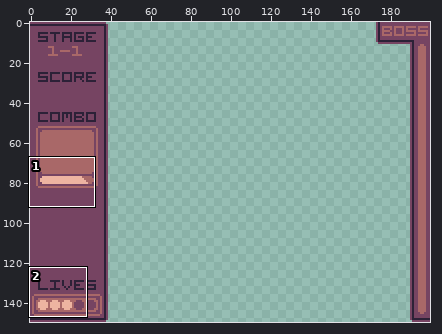
Two states of a pixel-art file, aseprite stuff/layout test (copy).ase. Above: a wide view before the commit, with the close-up outlined.
Close-up. Old version:
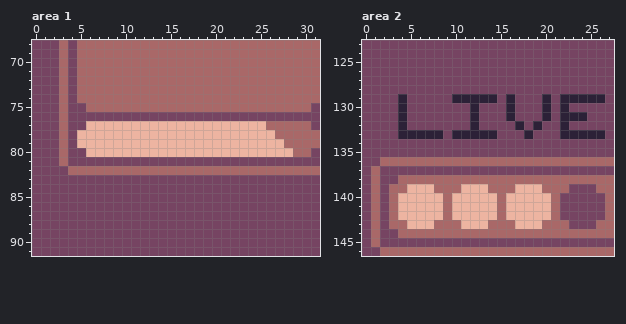
200x150 pixels, 1 frame. Shown: area 1: x 0..31, y 68..91; area 2: x 0..27, y 123..146.
After:
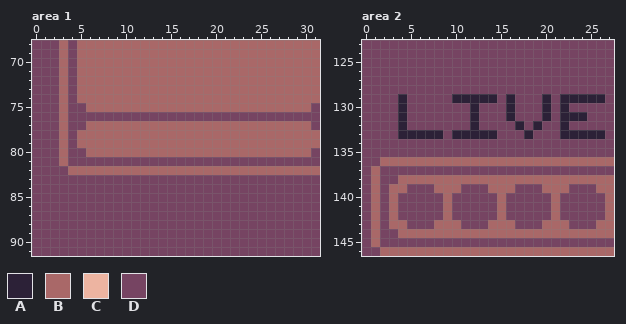
Palette (. is transparent): A #2c2137  B #a96868  C #edb4a1  D #764462
The edit:
Area 1, layer "borders":
Colour B replaces colour C in row 77 at x 6 to 25; in row 78 at x 5 to 26; in row 79 at x 5 to 27; in row 80 at x 6 to 28.
Area 2, layer "text/icons":
Colour D replaces colour C in row 139 at x 5 to 7, 11 to 13 and 17 to 19; in rows 140 to 142 at x 4 to 8, 10 to 14 and 16 to 20; in row 143 at x 5 to 7, 11 to 13 and 17 to 19.
Boxes around the changes in both close-ups, in picture pixels (x1, y1, x2, y2):
changed: (77, 121, 293, 157)
changed: (398, 184, 551, 229)
